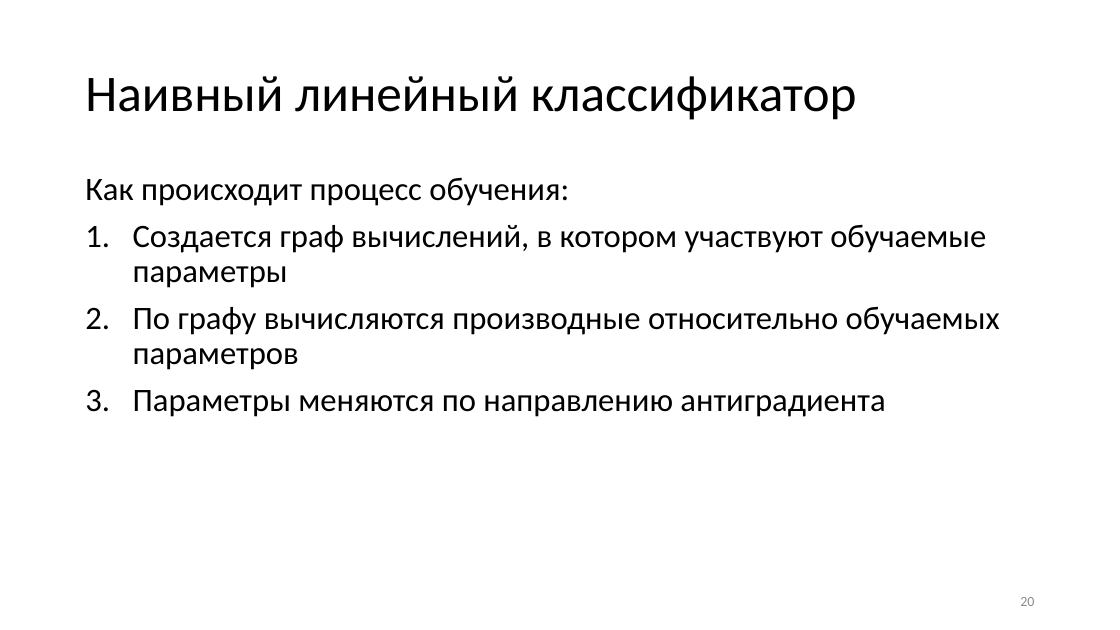
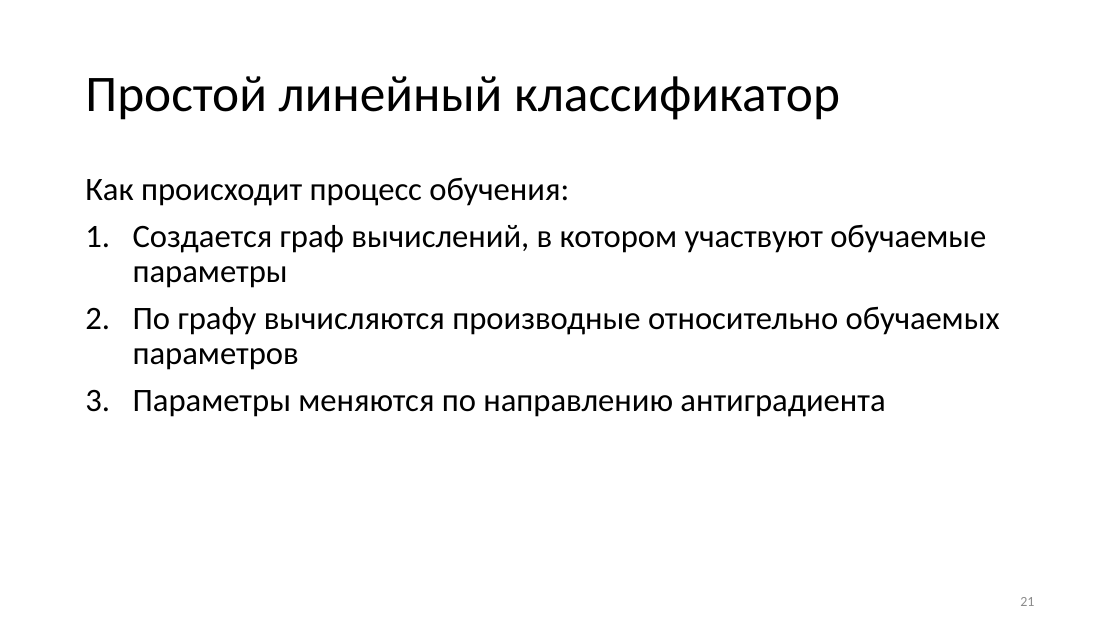
Before and after one commit to VictorAboba/Masters_lec, a slide deck: slide 21 of Lecture_1/neiron_layer_mlp.pptx (slide 20 before the commit). Drawn at 1120x630 pixels with LibreOffice and Linux fonts; fonts in the diff are those of the drawing. Boxes give left, top, right and bottom in pixels: in the first picture for what was removed or moved away, otherwise in the second. Text is boxed around its words. In the diff, an @@ line names an element or a change of style, - is before the commit and + after.

```diff
--- a/Lecture_1/neiron_layer_mlp.pptx
+++ b/Lecture_1/neiron_layer_mlp.pptx
@@ title at <box>85,76,840,120</box>: text changed @@
-Наивный линейный классификатор
+Простой линейный классификатор
@@ page number at <box>1020,597,1034,606</box>: text changed @@
-20
+21
```
Also in this commit, not shown: 13 other slides changed, 5 slides added, 1 slide removed, 1 other file.
